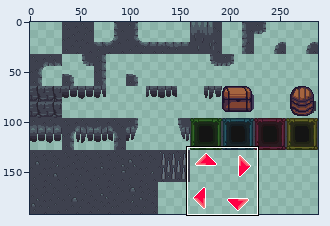
Sprite sheet: assets/levelbase.png. Above, an overview of the earlier version with the close-up marked.
Close-up. Before the edit:
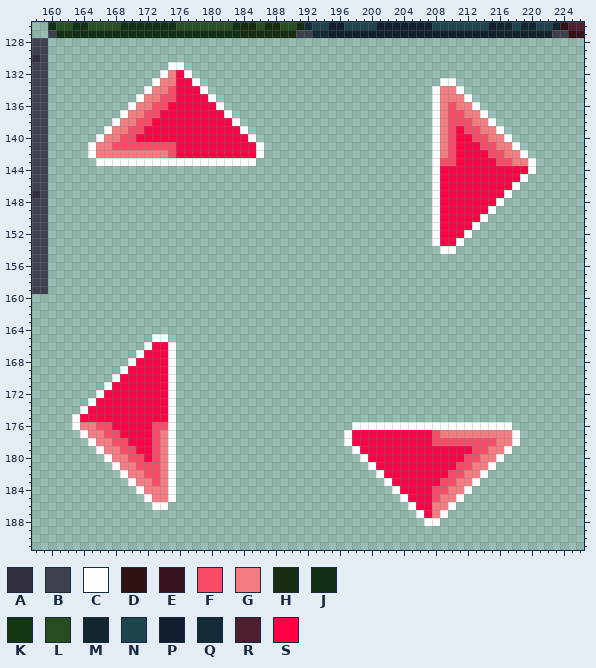
The file is 288x192 pixels. Colours within 5 levels of each other are drawn and written as one. Shown: x 158..226, y 126..191.
Palette (. is transparent): A #312e3d  B #3e414e  C #ffffff  D #301213  E #37131c  F #f84b68  G #f47b7f  H #162d11  J #123017  K #143713  L #274e1e  M #11272d  N #1e444e  P #121f30  Q #132a37  R #4e1e31  S #ff0044
Pixels before, first column x 158:
126 ..JLLJJLLLLJJJJJJJLLLLLLLJHHLHHLLHQNNPPNNNNPPPPPPPNNNNNNNPMMNMMNNMDRR
127 ..BJKJJJJJJJJJJJJJJJJJJJJJHHHHHHHBBQQPPPPPPPPPPPPPPPPPPPPPMMMMMMMBBDE
128 BB...................................................................
129 BB...................................................................
130 AB...................................................................
131 BB...............CC..................................................
132 BB..............CGSC.................................................
133 BB.............CGGSSC..............................CC................
134 BB............CGGFSSSC............................CGGC...............
135 BB...........CGGFFSSSSC...........................CGGGC..............
136 BB..........CGGFFSSSSSSC..........................CGFGGC.............
137 BB.........CGGFFSSSSSSSSC.........................CGFFGGC............
138 BB........CGGFFSSSSSSSSSSC........................CGFFFGGC...........
139 BB.......CGGFFSSSSSSSSSSSSC.......................CGFSFFGGC..........
140 BB......CGGFFSSSSSSSSSSSSSSC......................CGFSSFFGGC.........
141 BB.....CGGFFFFFFFFSSSSSSSSSSC.....................CGFSSSFFGGC........
142 BB.....CGGGGGGGGGFSSSSSSSSSSC.....................CGFSSSSFFGGC.......
143 BB......CCCCCCCCCCCCCCCCCCCC......................CFFSSSSSFFGGC......
144 BB................................................CSSSSSSSSSSSC......
145 BB................................................CSSSSSSSSSSC.......
146 BB................................................CSSSSSSSSSC........
147 AB................................................CSSSSSSSSC.........
148 BB................................................CSSSSSSSC..........
149 BB................................................CSSSSSSC...........
150 BB................................................CSSSSSC............
151 BB................................................CSSSSC.............
152 BB................................................CSSSC..............
153 BB................................................CSSC...............
154 BB.................................................CC................
155 BB...................................................................
156 BB...................................................................
157 BB...................................................................
158 BB...................................................................
159 BB...................................................................
160 .....................................................................
161 .....................................................................
162 .....................................................................
163 .....................................................................
164 .....................................................................
165 ...............CC....................................................
166 ..............CSSC...................................................
167 .............CSSSC...................................................
168 ............CSSSSC...................................................
169 ...........CSSSSSC...................................................
170 ..........CSSSSSSC...................................................
171 .........CSSSSSSSC...................................................
172 ........CSSSSSSSSC...................................................
173 .......CSSSSSSSSSC...................................................
174 ......CSSSSSSSSSSC...................................................
175 .....CSSSSSSSSSSSC...................................................
176 .....CGGFFSSSSSFFC......................CCCCCCCCCCCCCCCCCCCC.........
177 ......CGGFFSSSSFGC.....................CSSSSSSSSSSFGGGGGGGGGC........
178 .......CGGFFSSSFGC.....................CSSSSSSSSSSFFFFFFFFGGC........
179 ........CGGFFSSFGC......................CSSSSSSSSSSSSSSFFGGC.........
180 .........CGGFFSFGC.......................CSSSSSSSSSSSSFFGGC..........
181 ..........CGGFFFGC........................CSSSSSSSSSSFFGGC...........
182 ...........CGGFFGC.........................CSSSSSSSSFFGGC............
183 ............CGGFGC..........................CSSSSSSFFGGC.............
184 .............CGGGC...........................CSSSSFFGGC..............
185 ..............CGGC............................CSSSFGGC...............
186 ...............CC..............................CSSGGC................
187 ................................................CSGC.................
188 .................................................CC..................
After the commit:
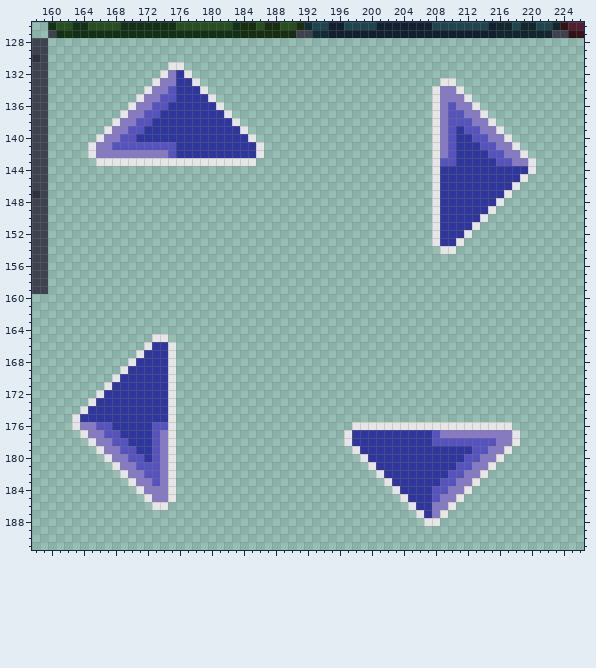
Difference:
colour C: #ffffff -> #e6e6e6
colour F: #f84b68 -> #5652be
colour G: #f47b7f -> #867ac2
colour S: #ff0044 -> #30379c
Boxes around the changes in both close-ups, in picture pixels (x1, y1, x2, y2):
changed: (88, 62, 264, 166)
changed: (432, 78, 536, 254)
changed: (72, 334, 176, 510)
changed: (344, 422, 520, 526)
